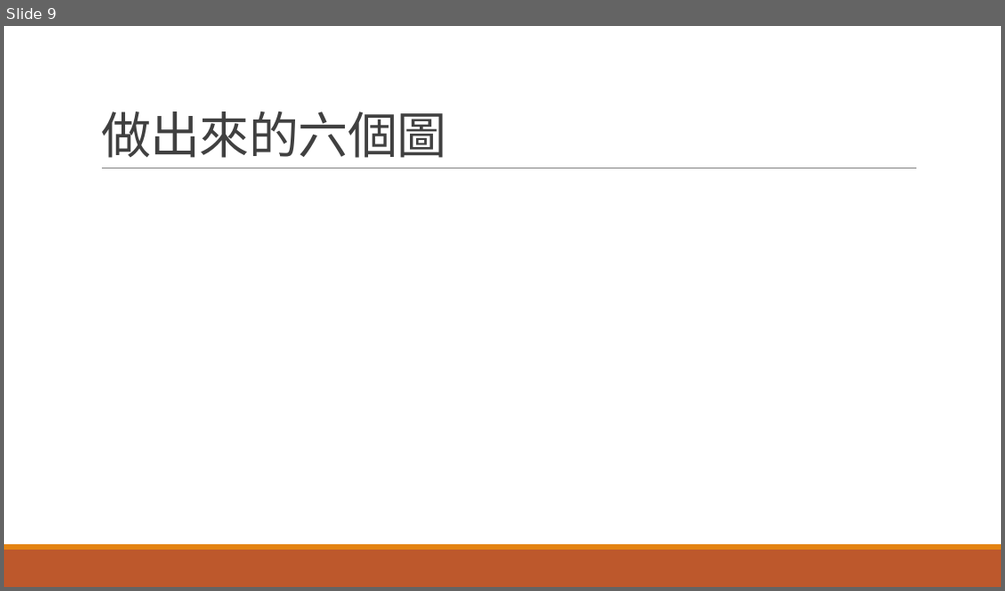
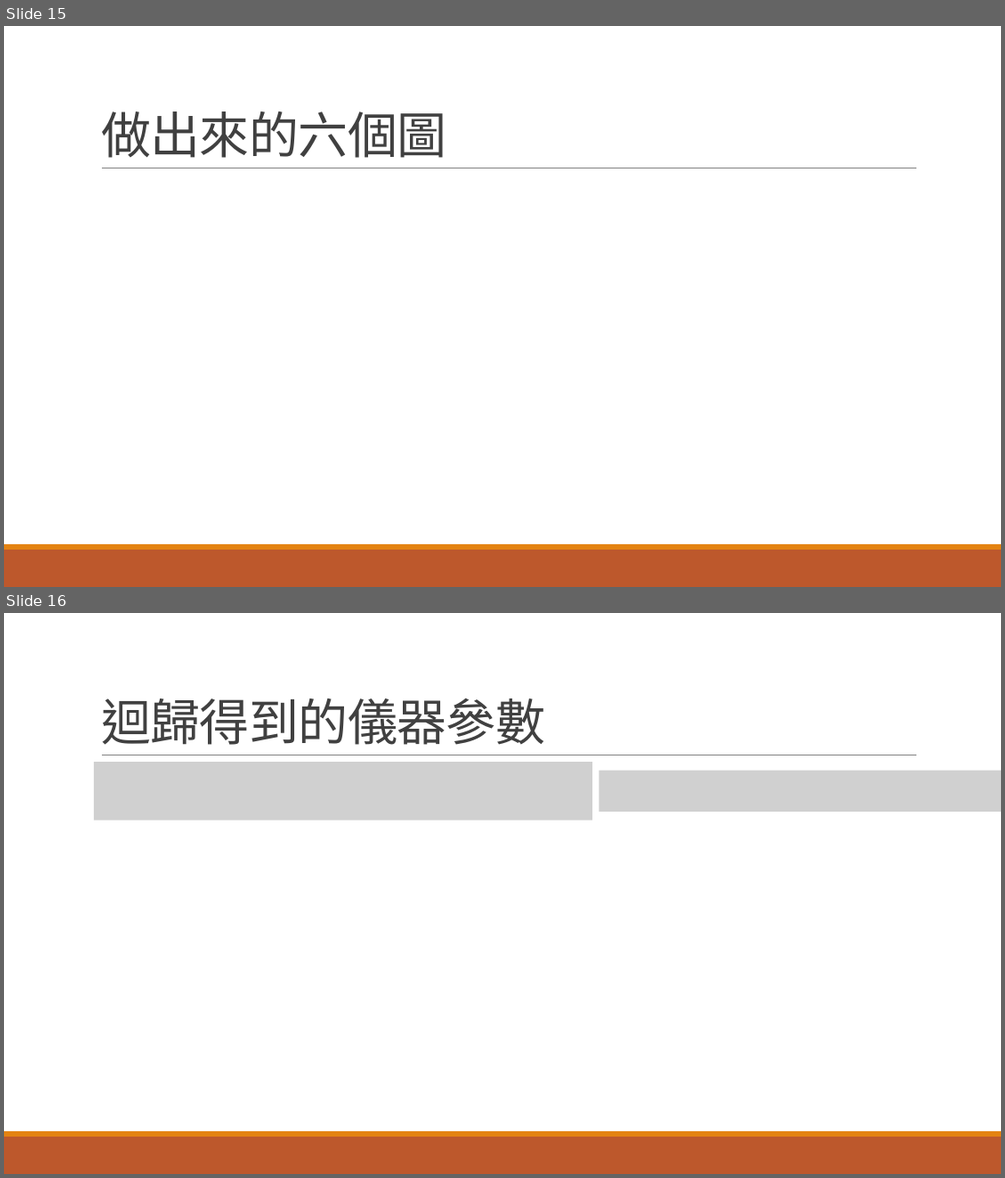
Before and after one commit to r889165/BackUpThesis, a slide deck: Geophone_Calibration/地聲儀求參數.pptx. Shown one above the other, each under a label of ours: slide 9 before the commit, slides 15 and 16 after it. The pictures are 1005x591 and 1005x1178 pixels, drawn with LibreOffice and Linux fonts; fonts in the diff are those of the drawing; grey boxes stand for pictures. Boxes give left, top, right and bottom in pixels: in the first picture for what was removed or moved away, otherwise in the second. Text is boxed around its words. In the diff, an @@ line names an element or a change of style, - is before the commit and + after.

```diff
--- a/Geophone_Calibration/地聲儀求參數.pptx
+++ b/Geophone_Calibration/地聲儀求參數.pptx
@@ slide 16 added at [4,613,1001,1174], background #FFFFFF; not listed: 3 template elements that a slide beside it also shows @@
@@ title added at [101,698,545,745], 48 pt, text #404040 @@
+迴歸得到的儀器參數
@@ picture added at [94,762,592,820] @@
@@ picture added at [599,770,1001,811] @@
@@ what was slide 9 is now slide 15 @@
```
Also in this commit, not shown: 5 slides changed, 7 other slides added, 1 slide removed, 3 other files.
